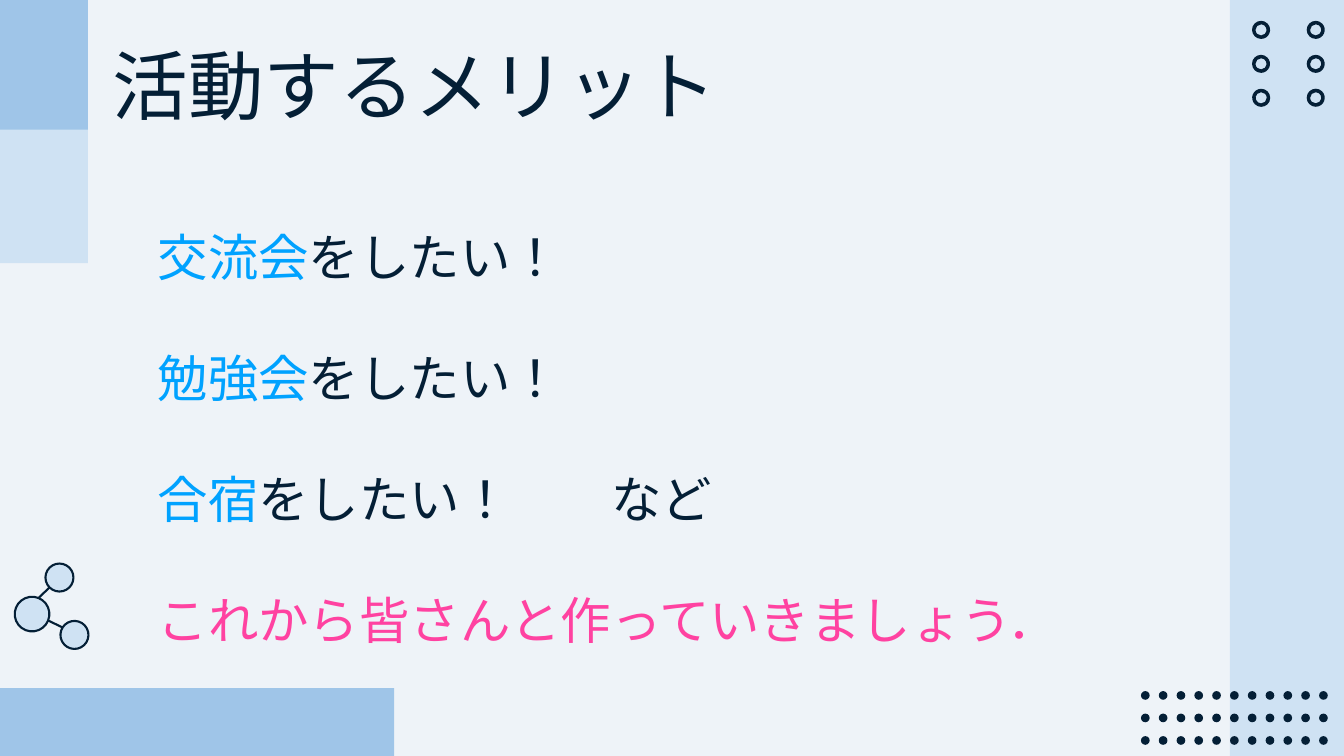
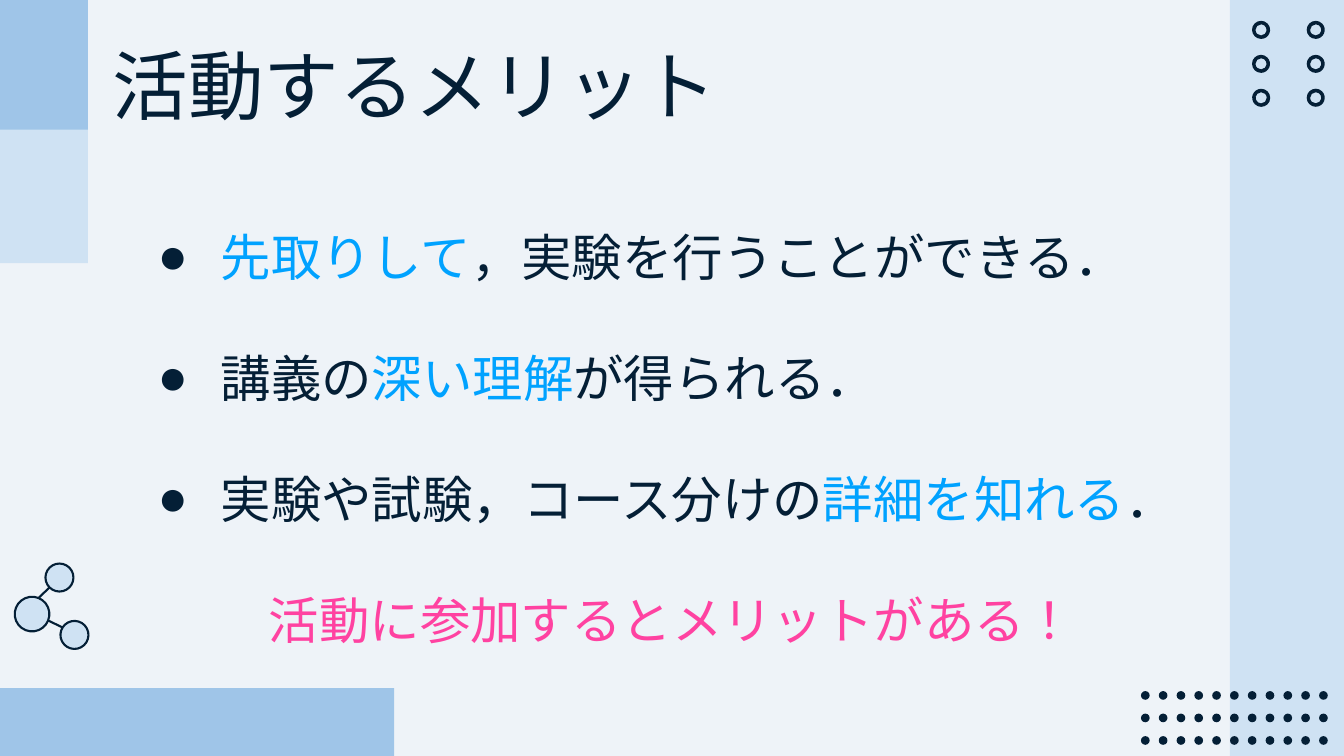
Before and after one commit to CL-ken/CL-ken.github.io, a slide deck: slide 10 of 2025/25_サークル説明.pptx. Drawn at 1344x756 pixels with LibreOffice and Linux fonts; fonts in the diff are those of the drawing. Boxes give left, top, right and bottom in pixels: in the first picture for what was removed or moved away, otherwise in the second. Text is boxed around its words. In the diff, an @@ line names an element or a change of style, - is before the commit and + after.

Commit message:
upd

```diff
--- a/2025/25_サークル説明.pptx
+++ b/2025/25_サークル説明.pptx
@@ text at box(221, 233, 1176, 643): text changed; text colour #FF42A1 to #041F36 @@
-交流会をしたい！
-勉強会をしたい！
-合宿をしたい！ など
-これから皆さんと作っていきましょう．
+● 先取りして，実験を行うことができる．
+● 講義の深い理解が得られる．
+● 実験や試験，コース分けの詳細を知れる．
+活動に参加するとメリットがある！
```
Also in this commit, not shown: 2 other slides changed.
